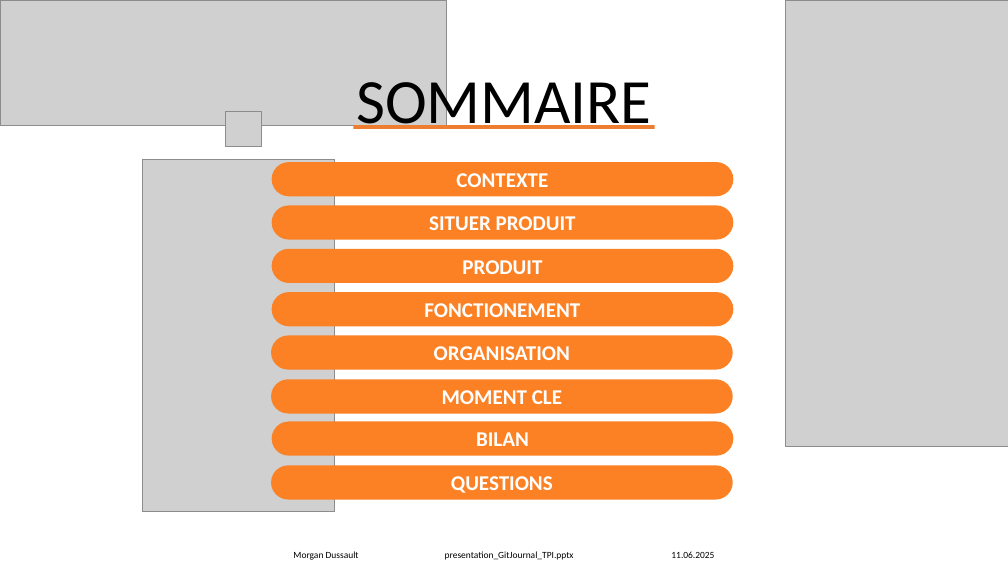
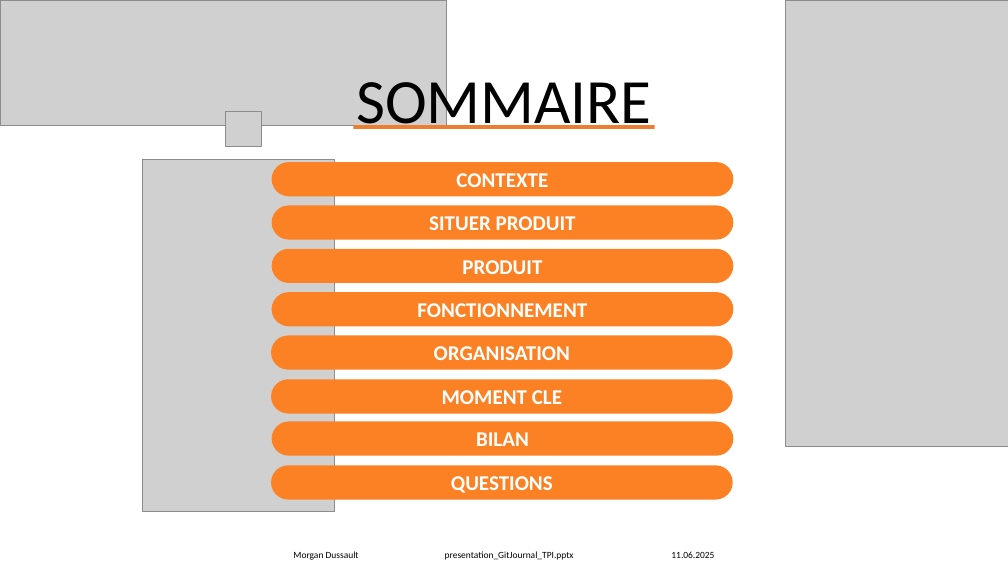
Before and after one commit to Morgan-DD/GitJournal, a slide deck: slide 2 of presentation/presentation_GitJournal_TPI.pptx. Drawn at 1008x567 pixels with LibreOffice and Linux fonts; fonts in the diff are those of the drawing; grey boxes stand for pictures. Boxes give left, top, right and bottom in pixels: in the first picture for what was removed or moved away, otherwise in the second. Text is boxed around its words. In the diff, an @@ line names an element or a change of style, - is before the commit and + after.

```diff
--- a/presentation/presentation_GitJournal_TPI.pptx
+++ b/presentation/presentation_GitJournal_TPI.pptx
@@ text in rounded rectangle at box(417, 303, 587, 317): text changed @@
-FONCTIONEMENT
+FONCTIONNEMENT
```
Also in this commit, not shown: 19 other slides changed.
